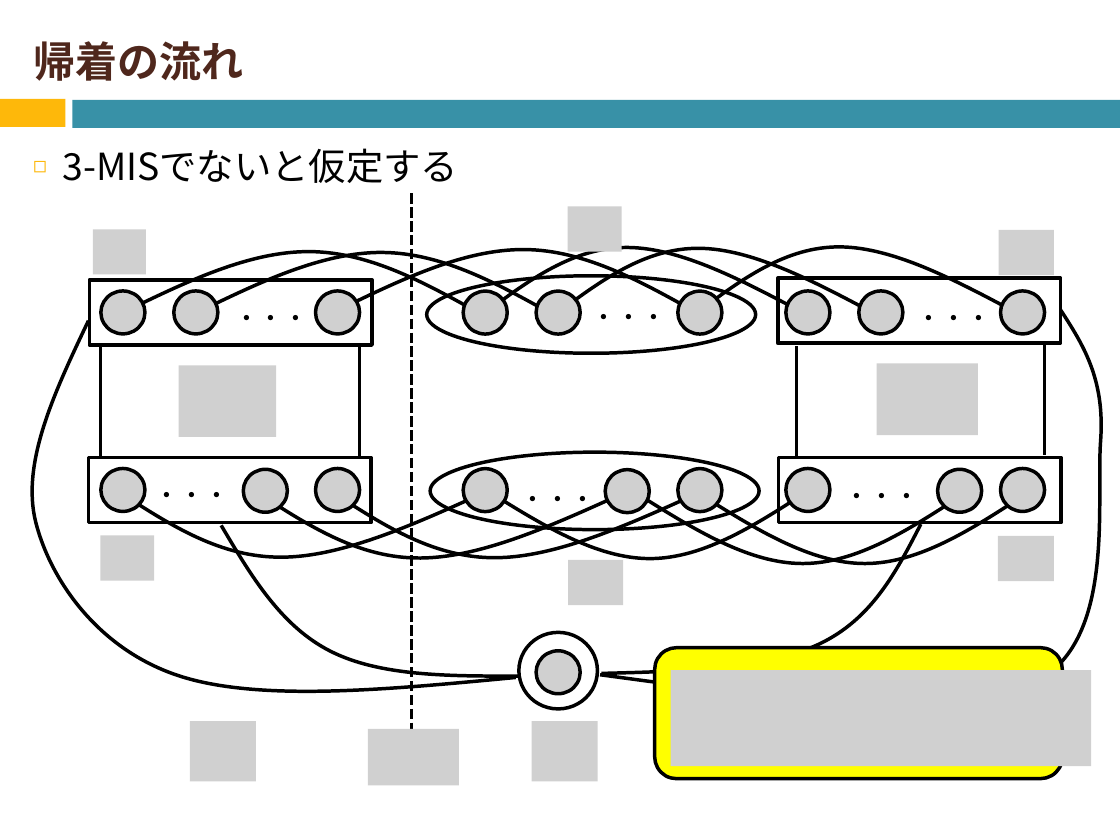
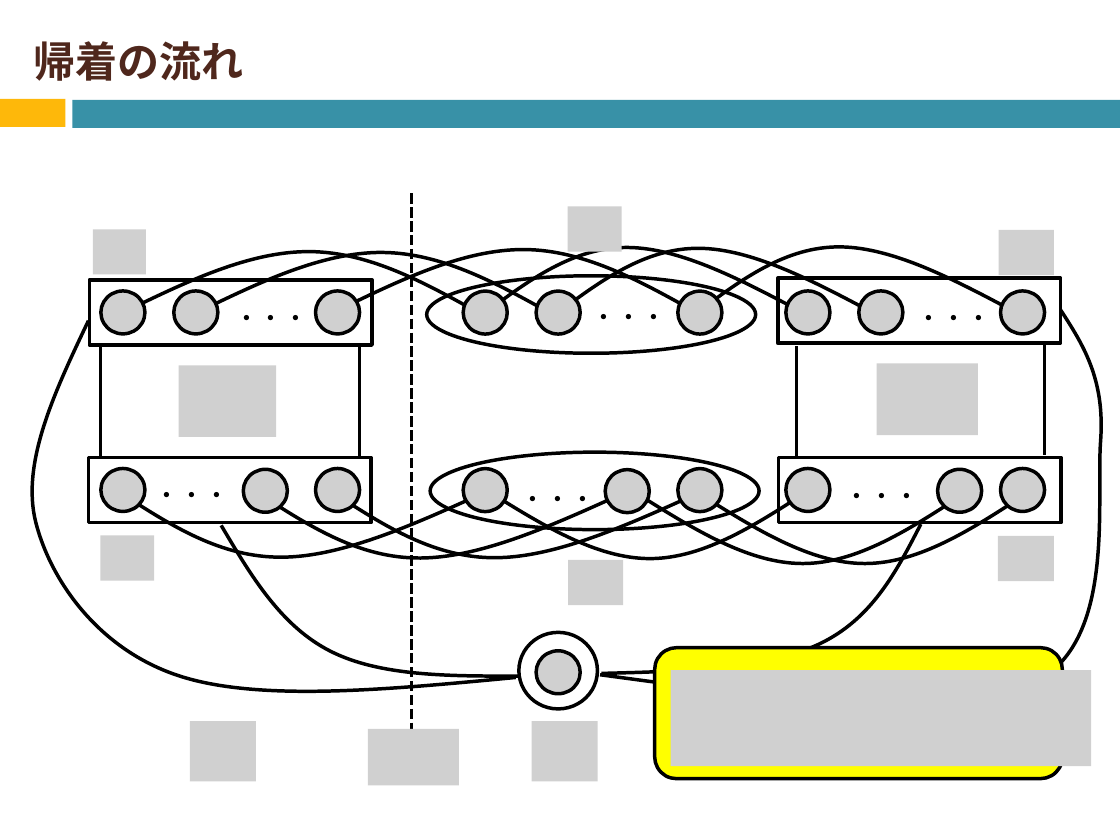
Before and after one commit to Izulabo-nitech/Distributed_Complexity_of_k-Maximal_Independent_Set_Verification, a slide deck: slide 35 of LAsy/LA用発表資料.pptx (slide 33 before the commit). Drawn at 1120x840 pixels with LibreOffice and Linux fonts; fonts in the diff are those of the drawing; grey boxes stand for pictures. Boxes give left, top, right and bottom in pixels: in the first picture for what was removed or moved away, otherwise in the second. Text is boxed around its words. In the diff, an @@ line names an element or a change of style, - is before the commit and + after.

```diff
--- a/LAsy/LA用発表資料.pptx
+++ b/LAsy/LA用発表資料.pptx
@@ text removed at box(62, 148, 458, 183) @@
-◻ 3-MISでないと仮定する
```
Also in this commit, not shown: 3 other slides changed, 4 slides added, 2 slides removed.
